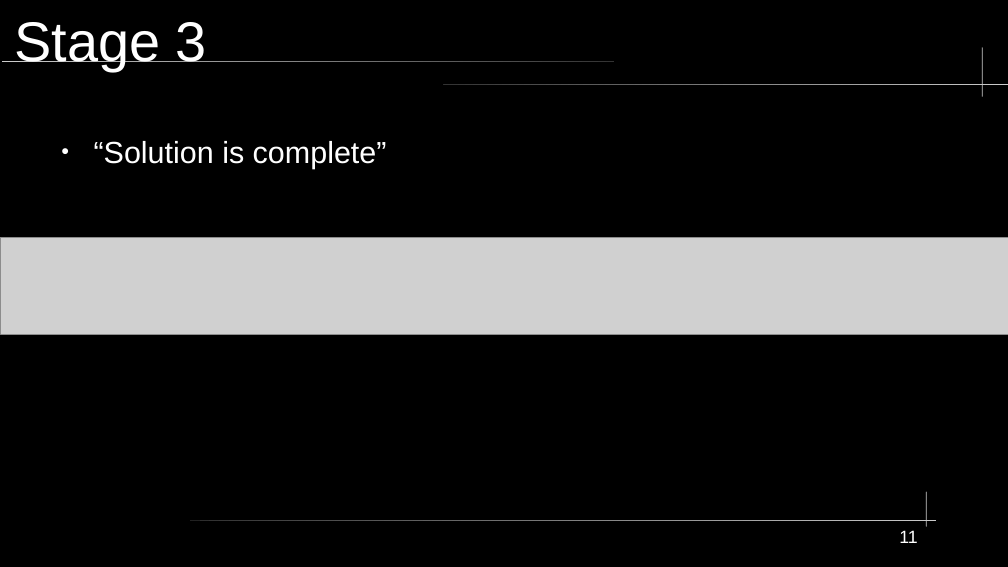
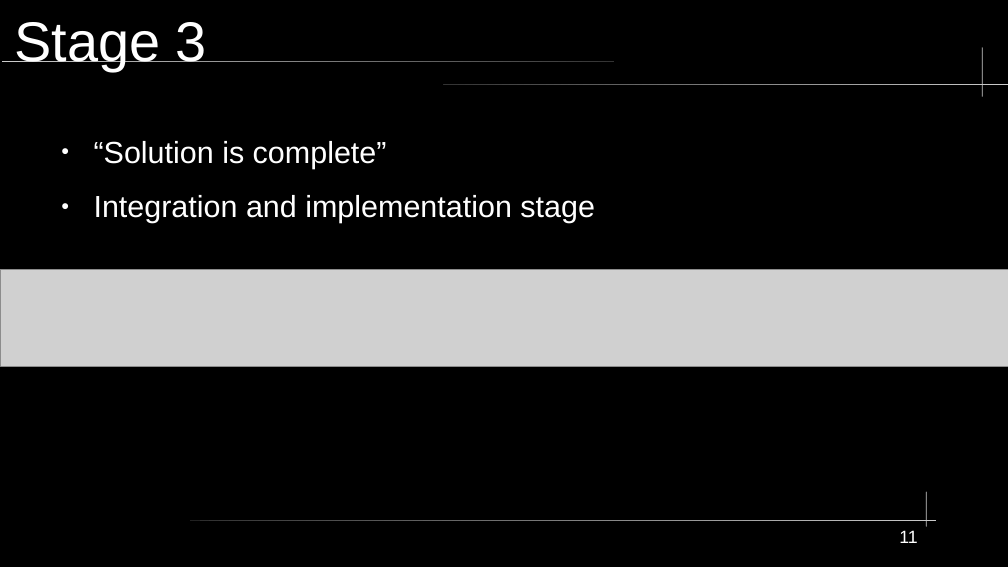
Before and after one commit to KWaloen/tc39_proposals_project, a slide deck: slide 11 of Data Analysis/Presentation/TC39 Process Documents.odp. Drawn at 1008x567 pixels with LibreOffice and Linux fonts; fonts in the diff are those of the drawing; grey boxes stand for pictures. Boxes give left, top, right and bottom in pixels: in the first picture for what was removed or moved away, otherwise in the second. Text is boxed around its words. In the diff, an @@ line names an element or a change of style, - is before the commit and + after.

```diff
--- a/Data Analysis/Presentation/TC39 Process Documents.odp
+++ b/Data Analysis/Presentation/TC39 Process Documents.odp
@@ text at box(94, 195, 595, 223): paragraph added @@
+● Integration and implementation stage
@@ picture: place and size @@
-picture at box(1, 238, 1008, 335)
+picture at box(1, 270, 1008, 367)
```
Also in this commit, not shown: 6 other slides changed.
